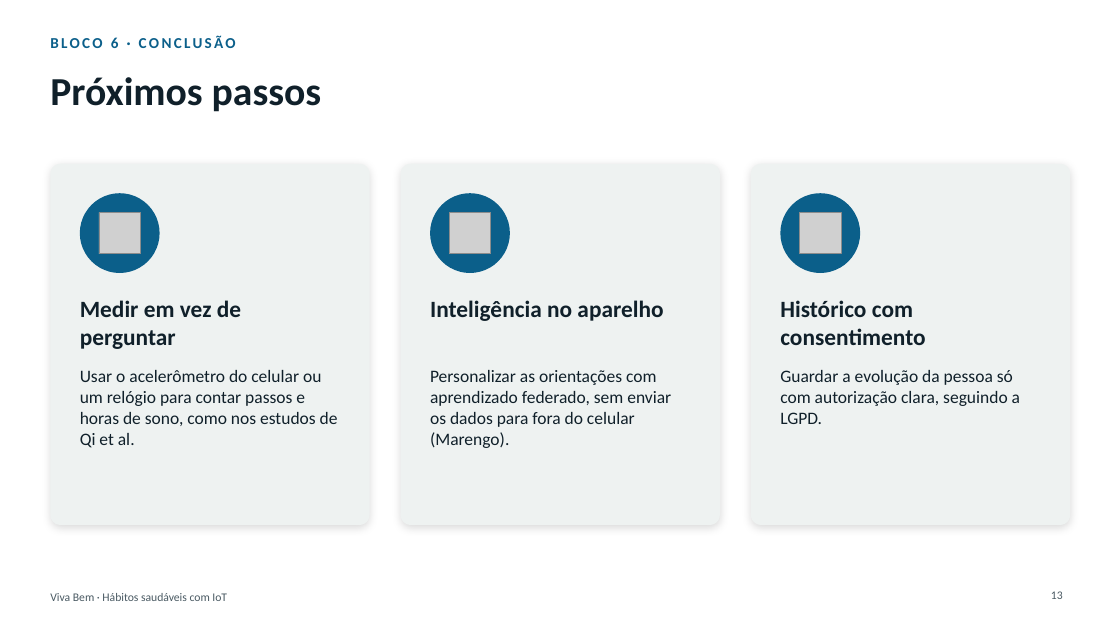
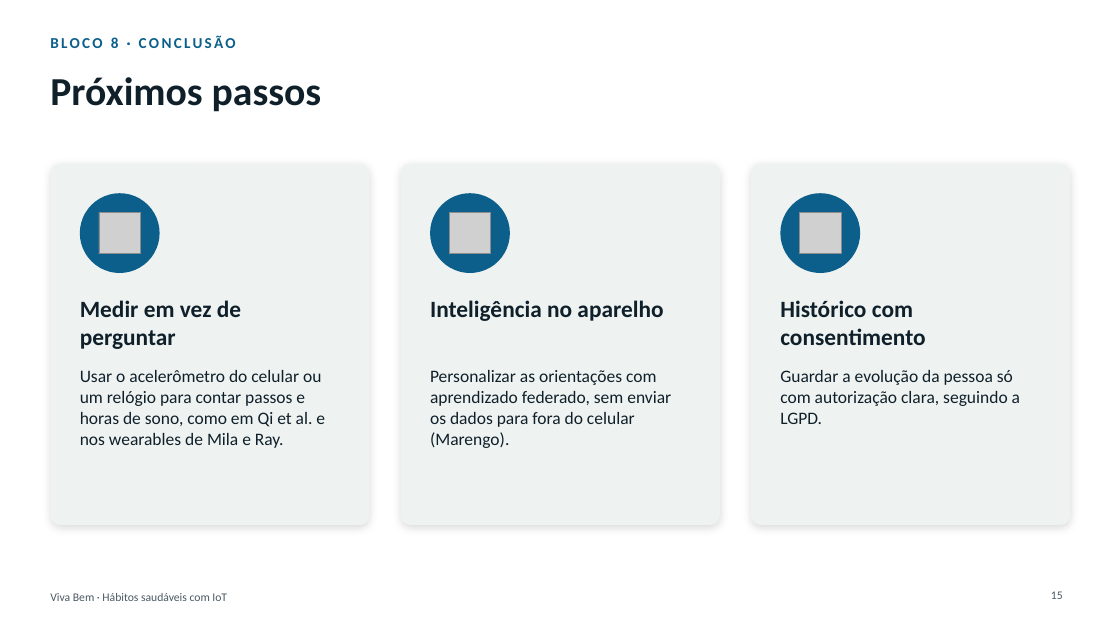
Before and after one commit to sergio-stanley/viva-bem, a slide deck: slide 15 of apresentacao/Viva-Bem-apresentacao.pptx (slide 13 before the commit). Drawn at 1120x630 pixels with LibreOffice and Linux fonts; fonts in the diff are those of the drawing; grey boxes stand for pictures. Boxes give left, top, right and bottom in pixels: in the first picture for what was removed or moved away, otherwise in the second. Text is boxed around its words. In the diff, an @@ line names an element or a change of style, - is before the commit and + after.

```diff
--- a/apresentacao/Viva-Bem-apresentacao.pptx
+++ b/apresentacao/Viva-Bem-apresentacao.pptx
@@ text at (50,35,236,48): text changed @@
-BLOCO 6 · CONCLUSÃO
+BLOCO 8 · CONCLUSÃO
@@ text at (80,370,325,448): text changed @@
-Usar o acelerômetro do celular ou um relógio para contar passos e horas de sono, como nos estudos de Qi et al.
+Usar o acelerômetro do celular ou um relógio para contar passos e horas de sono, como em Qi et al. e nos wearables de Mila e Ray.
```
Also in this commit, not shown: 7 other slides changed, 2 slides added, 1 other file.
